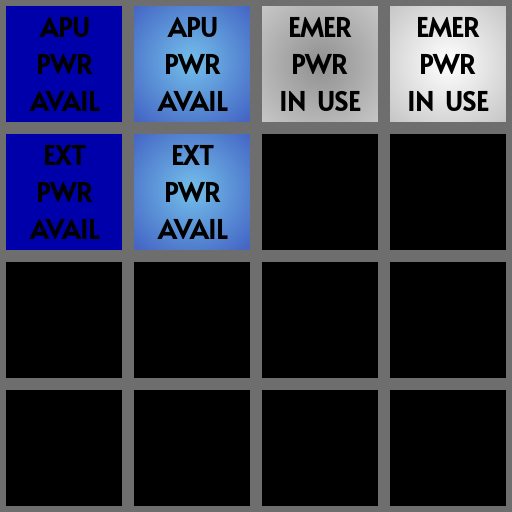
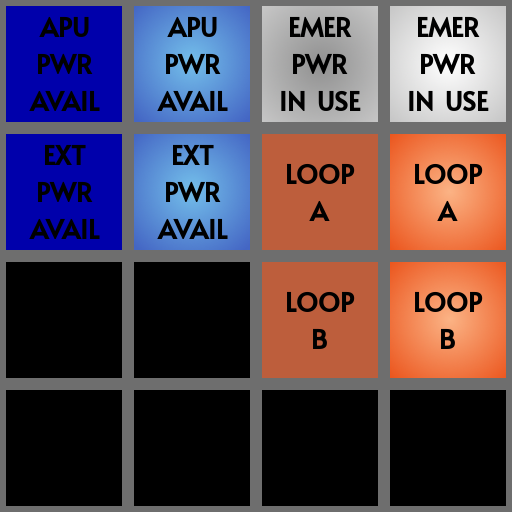
Layers edited between the first and the second 512x512 image:
painted on "Layer" over (287, 163, 483, 349)
painted on "txt_cockpit_warnings_2.png" over (262, 134, 506, 378)
